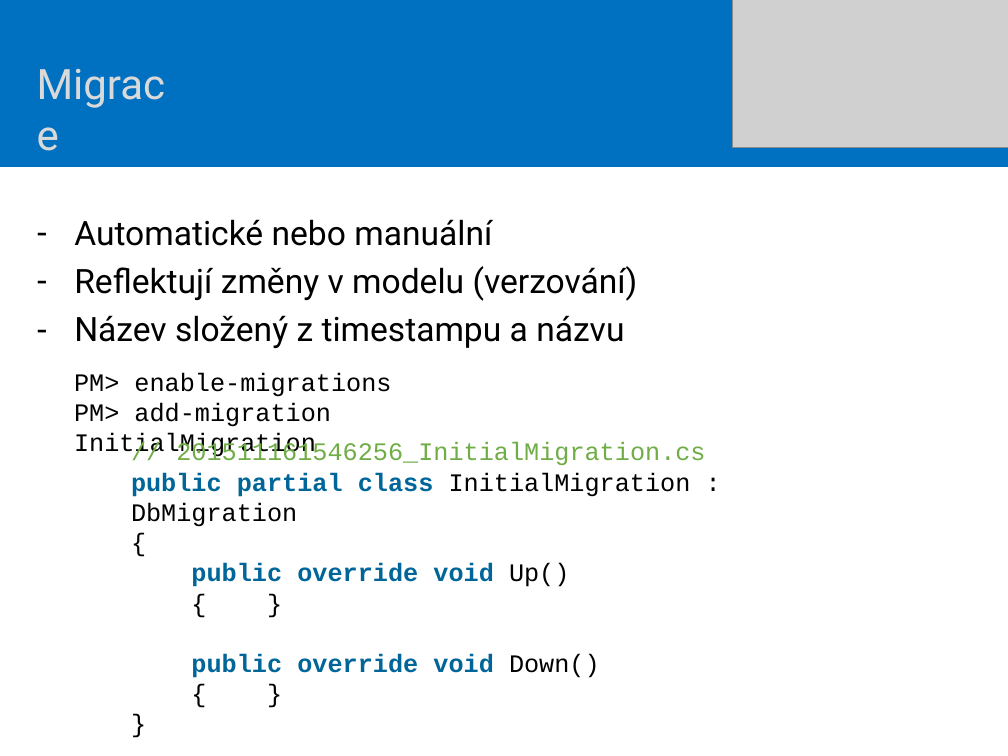
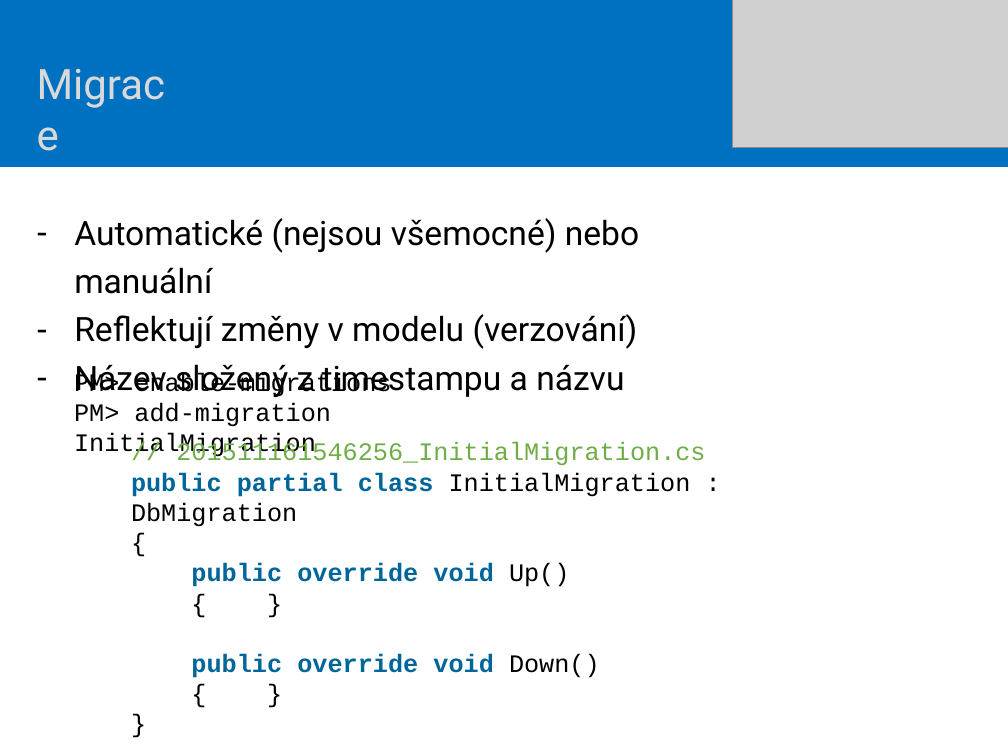
Before and after one commit to mholec/skolenicodefirst, a slide deck: slide 4 of Doc/Prezentace-dbcontext.pptx. Drawn at 1008x756 pixels with LibreOffice and Linux fonts; fonts in the diff are those of the drawing; grey boxes stand for pictures. Boxes give left, top, right and bottom in pixels: in the first picture for what was removed or moved away, otherwise in the second. Text is boxed around its words. In the diff, an @@ line names an element or a change of style, - is before the commit and + after.

Commit message:
Updated presentations

```diff
--- a/Doc/Prezentace-dbcontext.pptx
+++ b/Doc/Prezentace-dbcontext.pptx
@@ text at [74,218,639,294]: text changed @@
-– Automatické nebo manuální
+– Automatické (nejsou všemocné) nebo manuální
```
Also in this commit, not shown: 7 other files.
